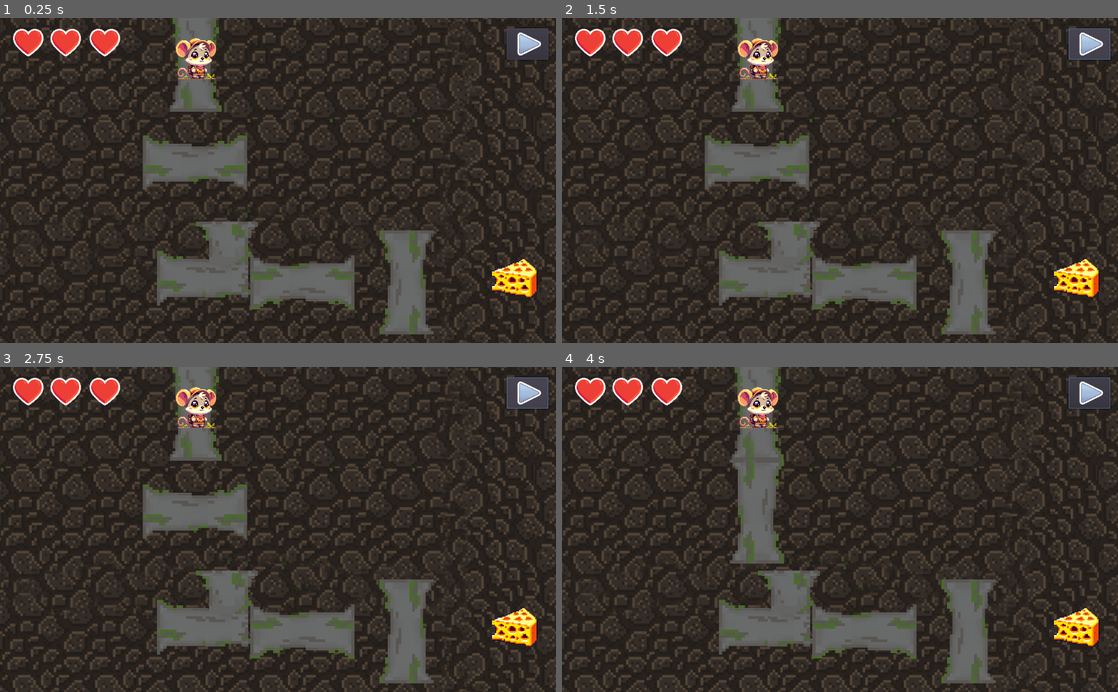
Above: before the commit, frames 1-4 (two rows, left to right).
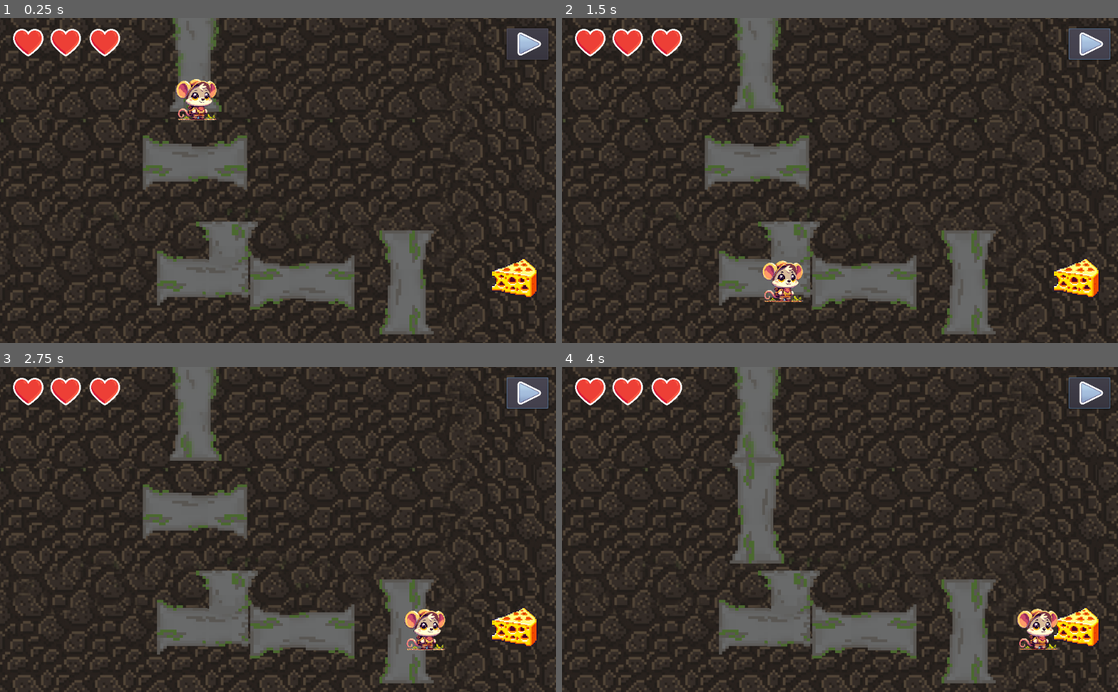
Above: after the commit, the same moments.

Repository: TalesMiguel/gameEducativoCano
Game: Godot game, scene res://levels/level1.tscn
Two runs of this game, one before a commit and one after it. Both use one fixed random seed, a clock stepped at 60 frames per second and the inputs below.
Inputs (mouse positions are in pixels of both pictures, inside the frame that each line leads up to):
- Up to frame 1 (0.25 s): no input
- Up to frame 2 (1.5 s): click (1090, 44) at 0.5 s; click (1090, 44) at 1.25 s
- Up to frame 3 (2.75 s): click (528, 393) at 2 s
- Up to frame 4 (4 s): move the mouse to (962, 513) at 2.77 s; click (962, 513) at 2.92 s; tap Enter at 3.5 s; move the mouse to (728, 545) at 3.52 s; click (728, 545) at 3.67 s

The runs differ from the first frame. In frame 1, 1.3% of the frame differs, in the area x 31-39%, y 6-32%; in frame 2, 1.3%; in frame 3, 1.3%; in frame 4, 1.3%.
Error before the commit: Invalid call. Nonexistent function 'aux' in base 'Node2D (respostas.gd)'. (res://levels/next_level.gd:55)
Error after the commit: Invalid get index 'aux' (on base: 'Node2D (respostas.gd)'). (res://levels/next_level.gd:55)

Commit message:
tentando funcionar o physics process override

Diff:
--- a/levels/Area2D.gd
+++ b/levels/Area2D.gd
@@ -2,6 +2,7 @@
 
 onready var path_follow = get_parent()
 export var _speed = 5
+export var set_bool = false
 
 # Called when the node enters the scene tree for the first time.
 func _ready():
@@ -9,14 +10,19 @@
 		i.set_physics_process(false)
 
 
-func andar():
-	for i in get_children():
-		i.set_physics_process(true)
-	path_follow.set_offset(path_follow.get_offset() + _speed)
+func _process(delta):
+	set_process(set_bool)
+	if set_bool:
+		for i in get_children():
+			i.set_physics_process(true)
 
 
-#func _physics_process(delta):
-#	path_follow.set_offset(path_follow.get_offset() + _speed + delta)
+func andar():
+	set_bool = true
+
+
+func _physics_process(delta):
+	path_follow.set_offset(path_follow.get_offset() + _speed + delta)
 
 # Called every frame. 'delta' is the elapsed time since the previous frame.
 #func _process(delta):
--- a/levels/next_level.gd
+++ b/levels/next_level.gd
@@ -51,8 +51,8 @@
 
 func valid_solution():
 	var nivel_atual = get_tree().current_scene.filename.to_int()
-	var aux = "resposta_level_" + str(nivel_atual)
-	var resposta_atual = respostas.aux()
+	var aux = "respostas_level" + str(nivel_atual) + "()"
+	var resposta_atual = respostas.aux
 
 	var is_valid = true
 	return is_valid
